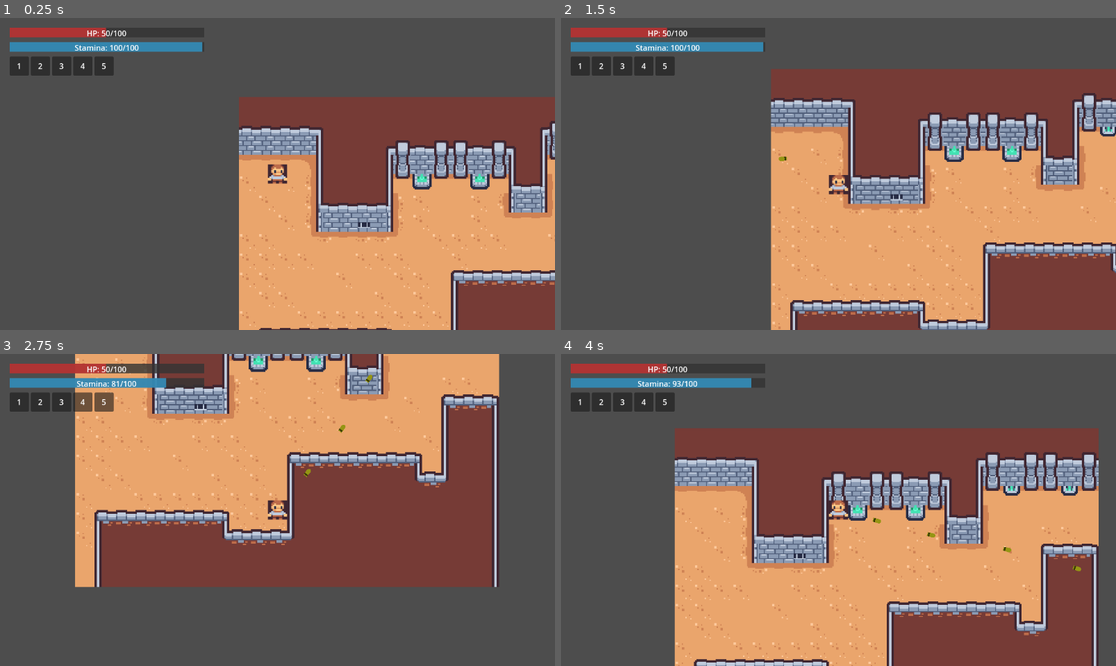
Above: before the commit, frames 1-4 (two rows, left to right).
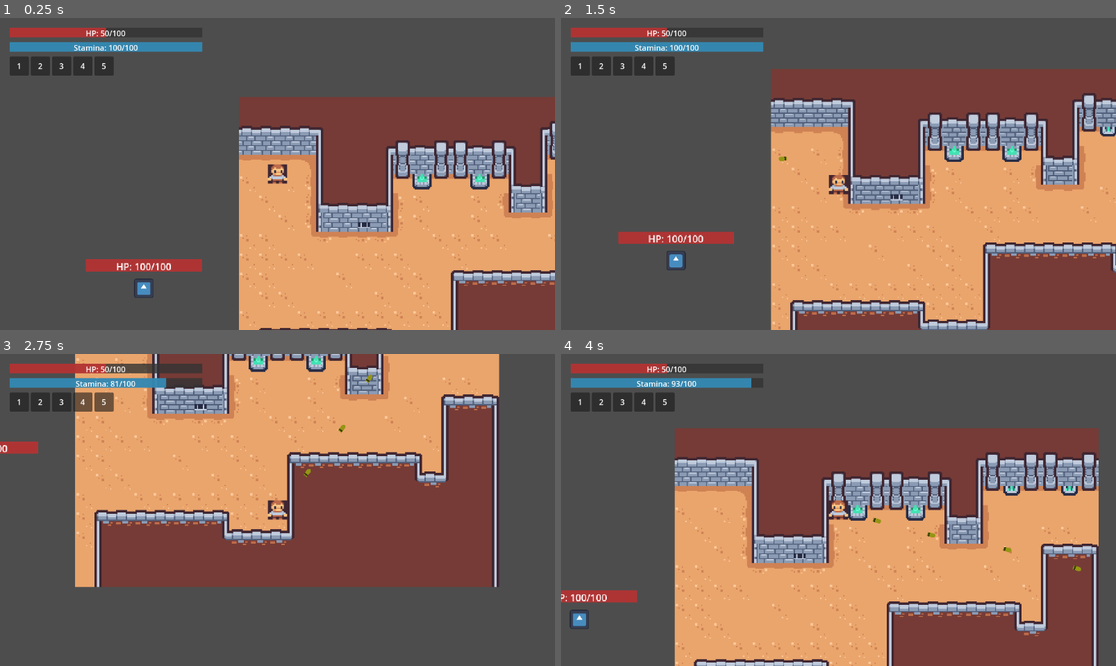
Above: after the commit, the same moments.

Repository: geominic/apraels
Game: Godot game, scene res://actors/tes.tscn
Two runs of this game, one before a commit and one after it. Both use one fixed random seed, a clock stepped at 60 frames per second and the inputs below. Before the commit the project starts from res://actors/player/tes.tscn. The engine's default icon, where the game draws it, is replaced by a stand-in: a white triangle on a blue panel in a dark square.
Inputs (mouse positions are in pixels of both pictures, inside the frame that each line leads up to):
- Up to frame 1 (0.25 s): no input
- Up to frame 2 (1.5 s): tap Enter at 0.5 s; move the mouse to (960, 158) at 0.52 s; hold D (move_right) 0.53-1.28 s; hold Right mouse button (melee_attack) 0.53-1.28 s; click (960, 158) at 0.8 s; move the mouse to (727, 189) at 1.27 s; hold S (move_down) from 1.28 s (still down); click (727, 189) at 1.35 s
- Up to frame 3 (2.75 s): right-click (166, 525) at 1.55 s; move the mouse to (333, 441) at 2.02 s; release S (move_down) at 2.03 s; press the mouse at (333, 441) at 2.03 s; hold D (move_right) from 2.03 s (still down); tap Space (dash) at 2.1 s
- Up to frame 4 (4 s): move the mouse to (810, 572) at 2.77 s; release D (move_right) at 2.78 s; release the mouse at (810, 572) at 2.78 s; hold W (move_up) 2.78-3.53 s; right-click (810, 572) at 2.85 s; move the mouse to (1005, 556) at 3.52 s; press the mouse at (1005, 556) at 3.53 s; hold A (move_left) from 3.53 s (still down)

The runs differ from the first frame. In frame 1, 1.2% of the frame differs, in the area x 13-37%, y 4-90%; in frame 2, 1.2%; in frame 3, 0.5%; in frame 4, 0.9%.

Commit message:
Add prisoner character and scene files
- Created `prisoner.gd` script for prisoner character behavior, including health management, ally logic, and weapon handling.
- Added `prisoner.tscn` scene file to define the prisoner character's properties and visual elements.
- Removed obsolete `prisoners.tscn` file.
- Updated main scene reference in `project.godot` to include the new prisoner scene.
- Adjusted player scene layout for consistency.

Diff:
--- a/actors/player/player.tscn
+++ b/actors/player/player.tscn
@@ -82,7 +82,7 @@
 layout_mode = 0
 offset_left = 20.0
 offset_top = 20.0
-offset_right = 424.0
+offset_right = 420.0
 offset_bottom = 40.0
 color = Color(0.2, 0.2, 0.2, 0.8)
 
@@ -90,7 +90,7 @@
 layout_mode = 0
 offset_left = 20.0
 offset_top = 20.0
-offset_right = 424.0
+offset_right = 420.0
 offset_bottom = 40.0
 color = Color(0.8, 0.2, 0.2, 0.8)
 
@@ -98,7 +98,7 @@
 layout_mode = 0
 offset_left = 20.0
 offset_top = 20.0
-offset_right = 424.0
+offset_right = 420.0
 offset_bottom = 43.0
 text = "HP: 100/100"
 horizontal_alignment = 1
@@ -108,7 +108,7 @@
 layout_mode = 0
 offset_left = 20.0
 offset_top = 50.0
-offset_right = 424.0
+offset_right = 420.0
 offset_bottom = 70.0
 color = Color(0.2, 0.2, 0.2, 0.8)
 
@@ -116,7 +116,7 @@
 layout_mode = 0
 offset_left = 20.0
 offset_top = 50.0
-offset_right = 424.0
+offset_right = 420.0
 offset_bottom = 70.0
 color = Color(0.2, 0.6, 0.8, 0.8)
 
@@ -124,7 +124,7 @@
 layout_mode = 0
 offset_left = 20.0
 offset_top = 50.0
-offset_right = 424.0
+offset_right = 420.0
 offset_bottom = 73.0
 text = "Stamina: 100/100"
 horizontal_alignment = 1
--- a/actors/prisoners.tscn
+++ /dev/null
@@ -1,8 +0,0 @@
-[gd_scene load_steps=2 format=3 uid="uid://cr168frrab5j8"]
-
-[ext_resource type="Texture2D" uid="uid://bqkwcvx2so3f4" path="res://icon.svg" id="1_xwv41"]
-
-[node name="Prisoners" type="CharacterBody2D"]
-
-[node name="Sprite2D" type="Sprite2D" parent="."]
-texture = ExtResource("1_xwv41")
--- a/actors/player/tes.tscn
+++ b/actors/tes.tscn
@@ -1,9 +1,10 @@
-[gd_scene load_steps=8 format=4 uid="uid://0qeu71vsgguj"]
+[gd_scene load_steps=9 format=4 uid="uid://0qeu71vsgguj"]
 
 [ext_resource type="Texture2D" uid="uid://nccwyvv0rprf" path="res://Tilemap/tilemap.png" id="1_k8xq6"]
 [ext_resource type="Texture2D" uid="uid://cimbg0xudbtko" path="res://Tilemap/tilemap_packed.png" id="2_p33oa"]
 [ext_resource type="PackedScene" uid="uid://drcnhm1eucgpx" path="res://actors/player/player.tscn" id="3_4cgjx"]
 [ext_resource type="PackedScene" uid="uid://cigp6cjmctok2" path="res://actors/enemies/enemy.tscn" id="4_xhn44"]
+[ext_resource type="PackedScene" uid="uid://drax8271nr3q7" path="res://prisoner.tscn" id="5_maytl"]
 
 [sub_resource type="TileSetAtlasSource" id="TileSetAtlasSource_36irm"]
 texture = ExtResource("1_k8xq6")
@@ -335,3 +336,6 @@
 [node name="TileMapLayer2" type="TileMapLayer" parent="."]
 tile_map_data = PackedByteArray("AAAJAAUAAAAEAAAAAAAKAAUAAAACAAIAAAALAAUAAAACAAIAAAAMAAUAAAACAAIAAAANAAUAAAACAAIAAAAOAA …(1872 unchanged characters)…
 tile_set = SubResource("TileSet_7so3a")
+
+[node name="Prisoner" parent="." instance=ExtResource("5_maytl")]
+position = Vector2(-111, 95)
--- /dev/null
+++ b/prisoner.gd
@@ -0,0 +1,150 @@
+extends CharacterBody2D
+
+@export_group("Prisoner Parameters")
+@export var max_hp: int = 100
+@export var weapon_scene: PackedScene # Assign in inspector (melee or ranged)
+@export var is_ranged: bool = false # Determines AI behavior
+
+var current_hp: int = 0
+var is_freed: bool = false
+var ally_timer: float = 0.0
+var player_ref: Node2D = null
+var melee_weapon: Node = null
+var _shoot_cooldown: float = 0.0
+
+func _ready() -> void:
+	current_hp = max_hp
+	add_to_group("prisoner")
+	update_health_bar()
+
+func _physics_process(delta: float) -> void:
+	if !is_freed:
+		velocity = Vector2.ZERO
+		move_and_slide()
+		return
+
+	# Ally logic: follow player, attack enemies
+	if ally_timer > 0:
+		ally_timer -= delta
+		if ally_timer <= 0:
+			revert_to_prisoner()
+			return
+
+		if player_ref == null:
+			_find_player()
+			return
+
+		# Follow player if no enemies nearby
+		var enemies = get_tree().get_nodes_in_group("enemy")
+		var closest_enemy = null
+		var closest_distance = 99999.0
+		for enemy in enemies:
+			var dist = global_position.distance_to(enemy.global_position)
+			if dist < closest_distance:
+				closest_enemy = enemy
+				closest_distance = dist
+
+		if closest_enemy and closest_distance < 300:
+			# Move toward or attack enemy
+			if is_ranged:
+				velocity = Vector2.ZERO
+				look_at(closest_enemy.global_position)
+				shoot_projectile_at_enemy(closest_enemy)
+			else:
+				if closest_distance > 50:
+					velocity = global_position.direction_to(closest_enemy.global_position) * 100
+				else:
+					velocity = Vector2.ZERO
+					start_melee_attack_at_enemy(closest_enemy)
+		else:
+			# Follow player
+			var dist_to_player = global_position.distance_to(player_ref.global_position)
+			if dist_to_player > 50:
+				velocity = global_position.direction_to(player_ref.global_position) * 100
+			else:
+				velocity = Vector2.ZERO
+
+		move_and_slide()
+
+func free_prisoner(player: Node2D, duration: float, health: int) -> void:
+	is_freed = true
+	ally_timer = duration
+	player_ref = player
+	current_hp = health
+	remove_from_group("prisoner")
+	add_to_group("ally")
+	modulate = Color(0.2, 0.8, 0.2, 1.0) # Green tint
+	update_health_bar()
+	_initialize_weapon()
+
+func revert_to_prisoner() -> void:
+	is_freed = false
+	ally_timer = 0.0
+	player_ref = null
+	remove_from_group("ally")
+	add_to_group("prisoner")
+	modulate = Color(1, 1, 1, 1)
+	if melee_weapon:
+		melee_weapon.queue_free()
+		melee_weapon = null
+	update_health_bar()
+
+func _find_player() -> void:
+	var players = get_tree().get_nodes_in_group("player")
+	if players.size() > 0:
+		player_ref = players[0]
+
+func _initialize_weapon() -> void:
+	if weapon_scene:
+		if is_ranged:
+			# Ranged: handled in shoot_projectile_at_enemy
+			pass
+		else:
+			if not has_node("MeleeWeaponHolder"):
+				var holder = Node2D.new()
+				holder.name = "MeleeWeaponHolder"
+				add_child(holder)
+			melee_weapon = weapon_scene.instantiate()
+			melee_weapon.source = self
+			$MeleeWeaponHolder.add_child(melee_weapon)
+
+func shoot_projectile_at_enemy(enemy: Node2D) -> void:
+	if not is_ranged or not weapon_scene:
+		return
+	if not enemy:
+		return
+	if not has_node("ProjectileSpawn"):
+		return
+	# Only shoot if not already a projectile in flight (simple cooldown)
+	if _shoot_cooldown > 0:
+		_shoot_cooldown -= get_process_delta_time()
+		return
+	_shoot_cooldown = 1.0 # Fire rate, can be parameterized
+	var projectile = weapon_scene.instantiate()
+	projectile.position = $ProjectileSpawn.global_position
+	projectile.source = self
+	projectile.damage = 10 # Or parameterize
+	var direction = global_position.direction_to(enemy.global_position)
+	projectile.set_direction(direction)
+	get_parent().add_child(projectile)
+
+func start_melee_attack_at_enemy(enemy: Node2D) -> void:
+	if not melee_weapon or not enemy:
+		return
+	melee_weapon.face_position(enemy.global_position)
+	melee_weapon.start_attack()
+
+func take_damage(amount: int) -> void:
+	current_hp = max(0, current_hp - amount)
+	update_health_bar()
+	if current_hp <= 0:
+		die()
+
+func die() -> void:
+	queue_free()
+
+func update_health_bar() -> void:
+	if has_node("HealthLabel"):
+		$HealthLabel.text = "HP: %d/%d" % [current_hp, max_hp]
+	if has_node("HealthBar"):
+		$HealthBar.size.x = 192 * float(current_hp) / float(max_hp)
--- /dev/null
+++ b/prisoner.tscn
@@ -0,0 +1,48 @@
+[gd_scene load_steps=5 format=3 uid="uid://drax8271nr3q7"]
+
+[ext_resource type="Script" path="res://prisoner.gd" id="1_57vq7"]
+[ext_resource type="Texture2D" uid="uid://bqkwcvx2so3f4" path="res://icon.svg" id="1_ipctl"]
+[ext_resource type="PackedScene" uid="uid://cdqi1i6hckxsm" path="res://weapons/weapon.tscn" id="2_trs6x"]
+
+[sub_resource type="RectangleShape2D" id="RectangleShape2D_djw3g"]
+size = Vector2(16, 16)
+
+[node name="Prisoner" type="CharacterBody2D"]
+script = ExtResource("1_57vq7")
+weapon_scene = ExtResource("2_trs6x")
+is_ranged = true
+
+[node name="Sprite2D" type="Sprite2D" parent="."]
+scale = Vector2(0.125, 0.125)
+texture = ExtResource("1_ipctl")
+
+[node name="CollisionShape2D" type="CollisionShape2D" parent="."]
+shape = SubResource("RectangleShape2D_djw3g")
+
+[node name="ProjectileSpawn" type="Marker2D" parent="."]
+
+[node name="HealthBarBackground" type="ColorRect" parent="."]
+offset_left = -48.0
+offset_top = -24.0
+offset_right = 144.0
+offset_bottom = -4.0
+scale = Vector2(0.499651, 0.499651)
+color = Color(0.2, 0.2, 0.2, 0.8)
+
+[node name="HealthBar" type="ColorRect" parent="."]
+offset_left = -48.0
+offset_top = -24.0
+offset_right = 144.0
+offset_bottom = -4.0
+scale = Vector2(0.500427, 0.500427)
+color = Color(0.8, 0.2, 0.2, 0.8)
+
+[node name="HealthLabel" type="Label" parent="."]
+offset_left = -48.0
+offset_top = -24.0
+offset_right = 144.0
+offset_bottom = -1.0
+scale = Vector2(0.500444, 0.500444)
+text = "HP: 100/100"
+horizontal_alignment = 1
+vertical_alignment = 1
--- a/project.godot
+++ b/project.godot
@@ -11,7 +11,7 @@
 [application]
 
 config/name="Revolution Calls2"
-run/main_scene="res://actors/player/tes.tscn"
+run/main_scene="res://actors/tes.tscn"
 config/features=PackedStringArray("4.3", "Forward Plus")
 config/icon="res://icon.svg"
 
--- a/skills/heal_skill.gd
+++ b/skills/heal_skill.gd
@@ -1,6 +1,6 @@
 extends Skill
 
-@export var heal_amount : int = 30
+@export var heal_amount : int = 75
 @export var heal_radius : float = 50.0  # For area healing
 @export var heal_allies : bool = false  # Whether to heal allies too
 
@@ -35,7 +35,7 @@
 
 func _apply_level_bonuses() -> void:
 	# Increase healing amount with skill level
-	heal_amount = 30 + (skill_level - 1) * 10
+	heal_amount = heal_amount + (skill_level - 1) * 10
 
 	# At level 3, enable healing allies
 	if skill_level >= 3:
--- a/skills/heal_skill.tscn
+++ b/skills/heal_skill.tscn
@@ -6,7 +6,6 @@
 
 [node name="HealSkill" type="Node2D"]
 script = ExtResource("1_yvj5p")
-heal_amount = 50
 icon = ExtResource("2_ip1hr")
 skill_color = Color(0, 1, 0.3, 1)
 skill_effect_scene = ExtResource("2_yvj5p")
